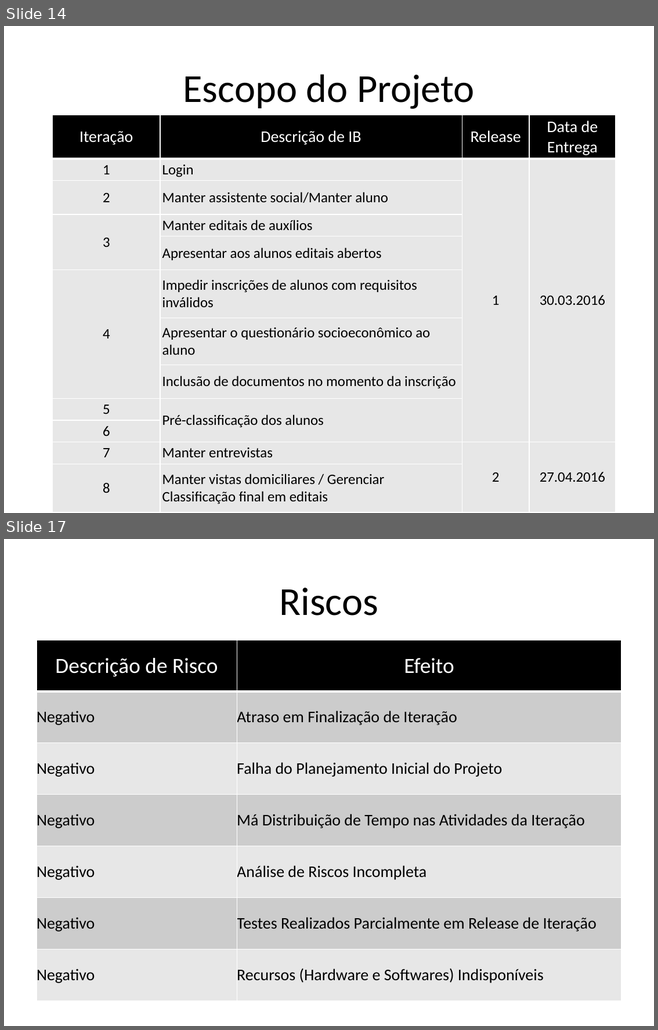
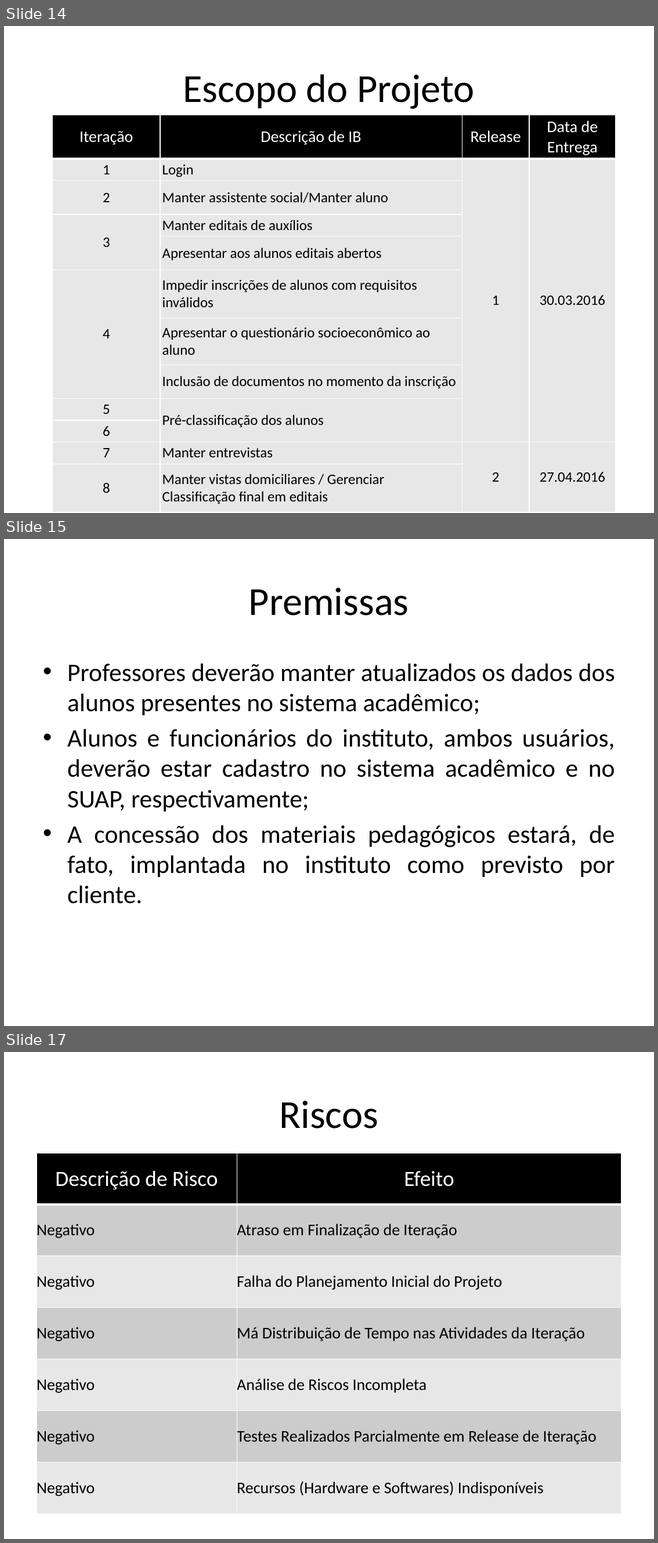
Before and after one commit to amslv/SIGEAS, a slide deck: 02-PROJETO-2015.2/01-GERENCIA DE PROJETO/PPJ-Plano de Projeto.pptx. Shown one above the other, each under a label of ours: slides 14 and 17 before the commit, slides 14, 15 and 17 after it; the slides between them are not shown. The pictures are 658x1030 and 658x1543 pixels, drawn with LibreOffice and Linux fonts; fonts in the diff are those of the drawing. Boxes give left, top, right and bottom in pixels: in the first picture for what was removed or moved away, otherwise in the second. Text is boxed around its words. In the diff, an @@ line names an element or a change of style, - is before the commit and + after.

```diff
--- a/02-PROJETO-2015.2/01-GERENCIA DE PROJETO/PPJ-Plano de Projeto.pptx
+++ b/02-PROJETO-2015.2/01-GERENCIA DE PROJETO/PPJ-Plano de Projeto.pptx
@@ slide 15 added at <box>4,539,654,1026</box>, background #FFFFFF @@
@@ title added at <box>249,588,409,616</box>, 44 pt, text #000000 @@
+Premissas
@@ text added at <box>67,663,615,904</box>, 28 pt, text #000000 @@
+• Professores deverão manter atualizados os dados dos alunos presentes no sistema acadêmico;
+• Alunos e funcionários do instituto, ambos usuários, deverão estar cadastro no sistema acadêmico e no SUAP, respectivamente;
+• A concessão dos materiais pedagógicos estará, de fato, implantada no instituto como previsto por cliente.
```
Also in this commit, not shown: 1 other slide added, 2 slides removed, 1 other file.
